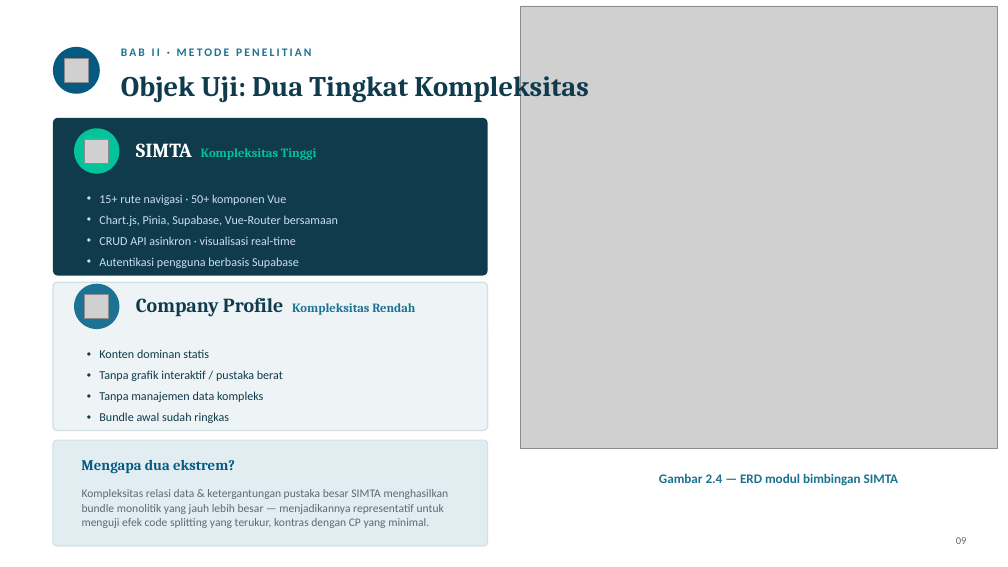
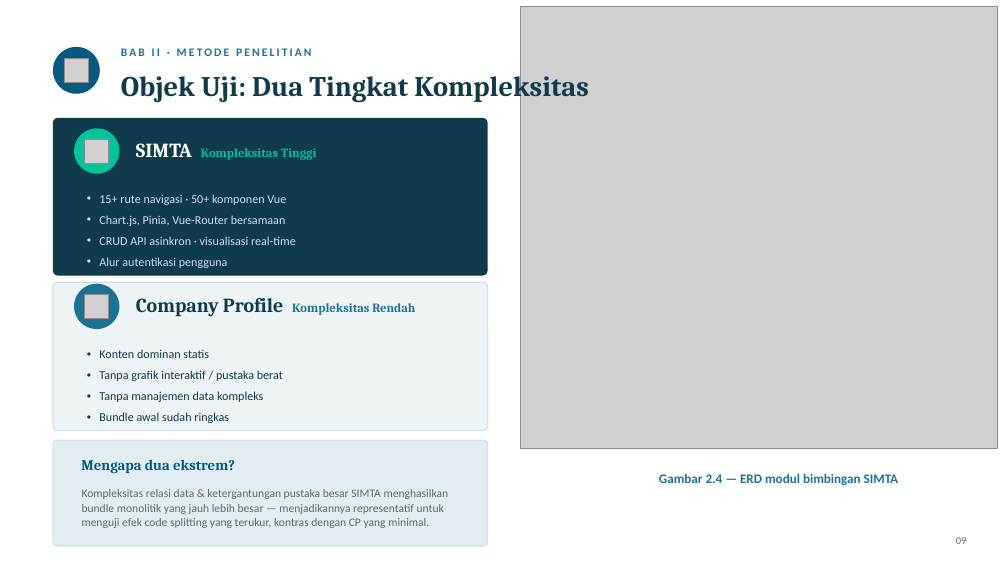
Before and after one commit to aidilsaputrakirsan/mustari-pnup, a slide deck: slide 9 of laporan_tesis/Presentasi-Tesis-Mustari.pptx. Drawn at 1008x567 pixels with LibreOffice and Linux fonts; fonts in the diff are those of the drawing; grey boxes stand for pictures. Boxes give left, top, right and bottom in pixels: in the first picture for what was removed or moved away, otherwise in the second. Text is boxed around its words. In the diff, an @@ line names an element or a change of style, - is before the commit and + after.

```diff
--- a/laporan_tesis/Presentasi-Tesis-Mustari.pptx
+++ b/laporan_tesis/Presentasi-Tesis-Mustari.pptx
@@ text at <box>99,215,285,226</box>: text changed @@
-• Chart.js, Pinia, Supabase, Vue-Router bersamaan
+• Chart.js, Pinia, Vue-Router bersamaan
@@ text at <box>99,257,228,268</box>: text changed @@
-• Autentikasi pengguna berbasis Supabase
+• Alur autentikasi pengguna
```
Also in this commit, not shown: 1 slide added, 32 other files.
